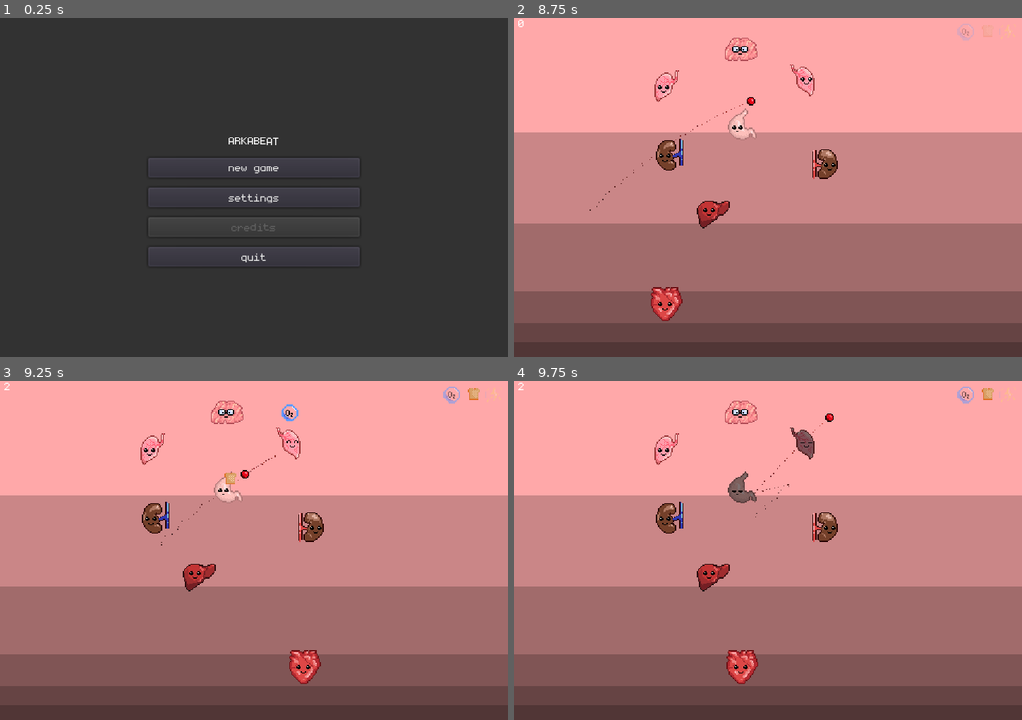
Above: before the commit, frames 1-4 (two rows, left to right).
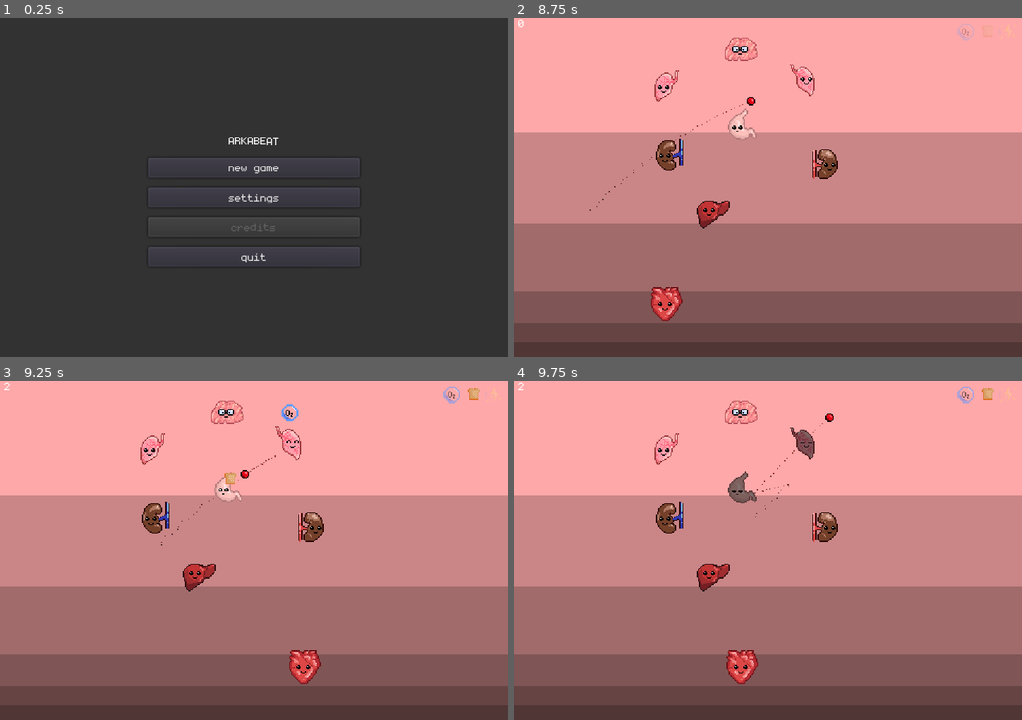
Above: after the commit, the same moments.

Repository: dmitriy-shmilo/arkabeat
Game: Godot game, scene res://screens/title/title.tscn
Two runs of this game, one before a commit and one after it. Both use one fixed random seed, a clock stepped at 60 frames per second and the inputs below.
Inputs (mouse positions are in pixels of both pictures, inside the frame that each line leads up to):
- Up to frame 1 (0.25 s): no input
- Up to frame 2 (8.75 s): click "new game" at 0.5 s; tap Enter at 1.25, 2.75, 4.25 s; move the mouse to (879, 170) at 1.27 s; tap Space at 2, 3.5, 5 s; move the mouse to (666, 204) at 2.02 s; move the mouse to (818, 112) at 2.77 s; move the mouse to (742, 255) at 3.52 s; move the mouse to (920, 238) at 4.27 s; move the mouse to (615, 136) at 5.02 s; move the mouse to (793, 187) at 5.77 s; move the mouse to (691, 102) at 6.52 s; move the mouse to (879, 170) at 7.27 s; move the mouse to (666, 204) at 8.02 s
- Up to frame 3 (9.25 s): move the mouse to (304, 475) at 8.77 s
- Up to frame 4 (9.75 s): move the mouse to (742, 618) at 9.52 s

Frames 1-2 are identical in both runs. In frame 3, 0.2% of the frame differs, in the area x 42-60%, y 13-37%; in frame 4, nothing differs.
Error in both runs: Trying to assign value of type 'AnimatedSprite' to a variable of type 'Sprite'. (res://bat/bat.gd:6)

Commit message:
Tween target scale on hit, squeeze and inflate bat on hit

Diff:
--- a/bat/bat.gd
+++ b/bat/bat.gd
@@ -29,8 +29,10 @@
 		_beat_sprite.play()
 
 		_tween.interpolate_property(_sprite, "scale", Vector2(1.0, 1.0), \
-			Vector2(1.3, 1.3), .1, Tween.TRANS_LINEAR, Tween.EASE_IN_OUT, 0.0)
+			Vector2(0.8, 0.8), .1, Tween.TRANS_LINEAR, Tween.EASE_IN_OUT, 0.0)
+		_tween.interpolate_property(_sprite, "scale", Vector2(1.0, 1.0), \
+			Vector2(1.3, 1.3), .1, Tween.TRANS_LINEAR, Tween.EASE_IN_OUT, 0.1)
 		_tween.interpolate_property(_sprite, "scale", Vector2(1.3, 1.3), \
-			Vector2(1.0, 1.0), .1, Tween.TRANS_LINEAR, Tween.EASE_IN_OUT, 0.1)
+			Vector2(1.0, 1.0), .1, Tween.TRANS_LINEAR, Tween.EASE_IN_OUT, 0.2)
 		_tween.start()
 		_animation_player.play("Hit")
--- a/organ/organ.gd
+++ b/organ/organ.gd
@@ -26,6 +26,7 @@
 
 onready var _sprite: Sprite = $Sprite
 onready var _resource_tween: Tween = $ResourceTween
+onready var _hit_tween: Tween = $HitTween
 onready var _resource_sprite: Sprite = $ResourceSprite
 onready var _animation_player: AnimationPlayer = $AnimationPlayer
 
@@ -47,6 +48,13 @@
 
 func get_hit():
 	_animation_player.play("Hit")
+	_hit_tween.interpolate_property(_sprite, "scale", Vector2(1.0, 1.0), \
+			Vector2(0.9, 0.9), .1, Tween.TRANS_LINEAR, Tween.EASE_IN_OUT, 0.0)
+	_hit_tween.interpolate_property(_sprite, "scale", Vector2(1.0, 1.0), \
+			Vector2(1.2, 1.2), .1, Tween.TRANS_LINEAR, Tween.EASE_IN_OUT, 0.1)
+	_hit_tween.interpolate_property(_sprite, "scale", Vector2(1.2, 1.2), \
+		Vector2(1.0, 1.0), .1, Tween.TRANS_LINEAR, Tween.EASE_IN_OUT, 0.2)
+	_hit_tween.start()
 
 
 func play_hit_frame():
--- a/organ/organ.tscn
+++ b/organ/organ.tscn
@@ -106,3 +106,5 @@
 [node name="AnimationPlayer" type="AnimationPlayer" parent="."]
 anims/Hit = SubResource( 2 )
 anims/Normal = SubResource( 3 )
+
+[node name="HitTween" type="Tween" parent="."]
--- a/screens/main/main.tscn
+++ b/screens/main/main.tscn
@@ -182,13 +182,13 @@
 [node name="ColorRect" parent="CanvasLayer/GUI/Settings" index="0"]
 color = Color( 0.2, 0.2, 0.2, 0.764706 )
 
-[node name="BackButton" parent="CanvasLayer/GUI/Settings/VBoxContainer" index="2"]
+[node name="BackButton" parent="CanvasLayer/GUI/Settings/VBoxContainer" index="3"]
 text = "resume"
 [connection signal="resource_gained" from="." to="CanvasLayer/GUI" method="_on_Main_resource_gained"]
 [connection signal="resource_lost" from="." to="CanvasLayer/GUI" method="_on_Main_resource_lost"]
 [connection signal="score_changed" from="." to="CanvasLayer/GUI" method="_on_Main_score_changed"]
+[connection signal="collided" from="Projectile" to="." method="_on_Projectile_collided"]
 [connection signal="collided" from="Projectile" to="Bat" method="_on_Projectile_collided"]
-[connection signal="collided" from="Projectile" to="." method="_on_Projectile_collided"]
 [connection signal="back_pressed" from="CanvasLayer/GUI/Settings" to="." method="_on_Settings_back_pressed"]
 
 [editable path="CanvasLayer/GUI/Settings"]
--- a/screens/title/title.tscn
+++ b/screens/title/title.tscn
@@ -72,7 +72,7 @@
 [node name="Settings" parent="." instance=ExtResource( 3 )]
 visible = false
 
-[node name="QuitButton" parent="Settings/VBoxContainer" index="3"]
+[node name="QuitButton" parent="Settings/VBoxContainer" index="4"]
 visible = false
 [connection signal="pressed" from="VBoxContainer/NewGameButton" to="." method="_on_NewGameButton_pressed"]
 [connection signal="pressed" from="VBoxContainer/SettingsButton" to="." method="_on_SettingsButton_pressed"]
